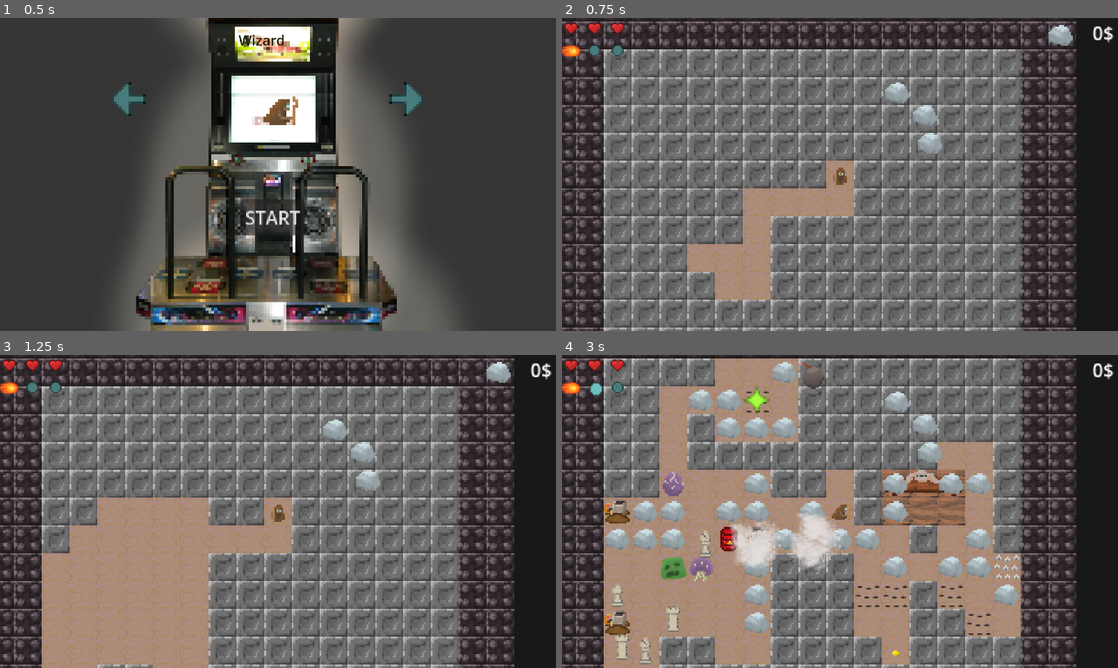
Above: before the commit, frames 1-4 (two rows, left to right).
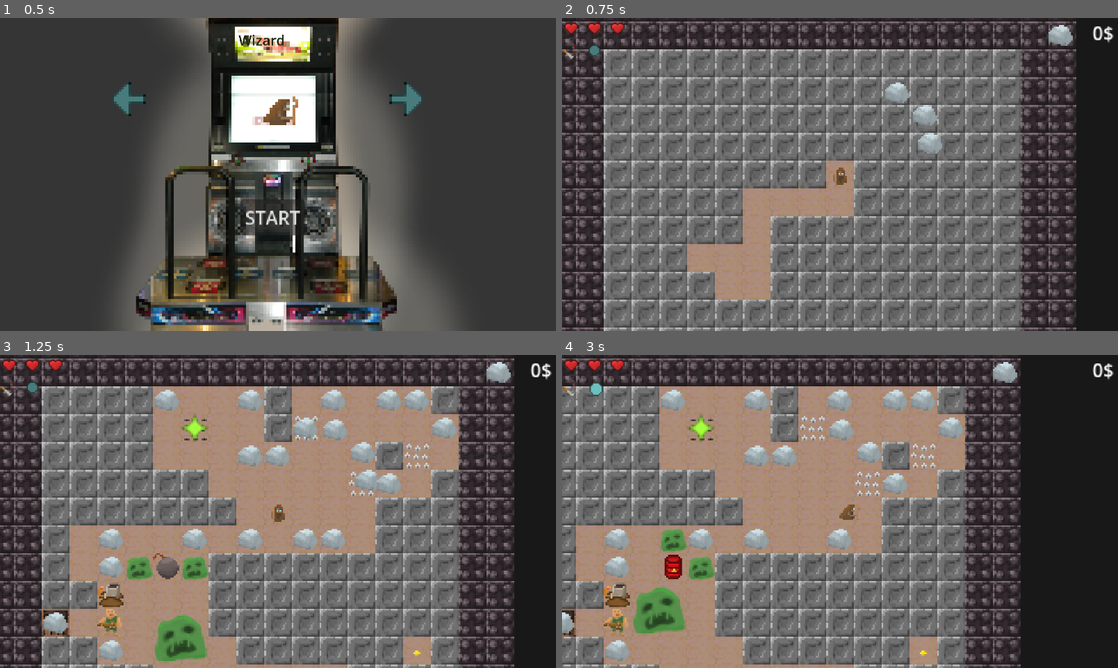
Above: after the commit, the same moments.

Repository: beppep/newDanceMage
Game: Godot game, scene res://scenes/character_select.tscn
Two runs of this game, one before a commit and one after it. Both use one fixed random seed, a clock stepped at 60 frames per second and the inputs below.
Inputs (mouse positions are in pixels of both pictures, inside the frame that each line leads up to):
- Up to frame 1 (0.5 s): no input
- Up to frame 2 (0.75 s): click "START" at 0.5 s
- Up to frame 3 (1.25 s): no input
- Up to frame 4 (3 s): move the mouse to (962, 495) at 1.27 s; hold Right (move_right) 1.28-2.03 s; tap Space (move_nowhere) at 1.35, 2.1, 2.85 s; click (962, 495) at 1.42 s; move the mouse to (728, 527) at 2.02 s; hold S (move_down) 2.03-2.78 s; move the mouse to (895, 442) at 2.77 s; hold Right (move_right) from 2.78 s (still down)

Frame 1 is identical in both runs. In frame 2, 0.2% of the frame differs, in the area x 0-12%, y 7-14%; in frame 3, 28%; in frame 4, 61%, in the area x 0-93%, y 0-100%.

Commit message:
unfinished items implement and minor fix

Diff:
--- a/assets/resources/spells/heal_spell.tres
+++ b/assets/resources/spells/heal_spell.tres
@@ -1,6 +1,7 @@
-[gd_resource type="Resource" script_class="SpellResource" load_steps=4 format=3 uid="uid://d1a3yngpl4xkm"]
+[gd_resource type="Resource" script_class="SpellResource" load_steps=5 format=3 uid="uid://d1a3yngpl4xkm"]
 
 [ext_resource type="Texture2D" uid="uid://clleiojhorbc1" path="res://assets/sprites/ui/heart.png" id="1_hug3k"]
+[ext_resource type="Script" uid="uid://val26tm8c0s5" path="res://scripts/StepResource.gd" id="2_uijti"]
 [ext_resource type="Script" uid="uid://bol1wrrtmnshn" path="res://scripts/SpellResource.gd" id="2_yf3ha"]
 [ext_resource type="Script" uid="uid://hepsmau5mcdo" path="res://scripts/spells/heal_spell.gd" id="3_yf3ha"]
 
@@ -8,7 +9,7 @@
 script = ExtResource("2_yf3ha")
 name = "Heal"
 image = ExtResource("1_hug3k")
-description = "Heal."
+description = "Heal to full and gain another heart."
 dance_length = 3
 spell_script = ExtResource("3_yf3ha")
 metadata/_custom_type_script = "uid://bol1wrrtmnshn"
--- /dev/null
+++ b/scenes/Item.tscn
@@ -0,0 +1,8 @@
+[gd_scene load_steps=2 format=3 uid="uid://b6jnp6j5b1efw"]
+
+[ext_resource type="Script" uid="uid://d3h4gdo0v4pk4" path="res://scripts/item.gd" id="1_j3wwg"]
+
+[node name="Item" type="Node2D"]
+script = ExtResource("1_j3wwg")
+
+[node name="Sprite2D" type="Sprite2D" parent="."]
--- a/scenes/main_scene.tscn
+++ b/scenes/main_scene.tscn
@@ -1,10 +1,11 @@
-[gd_scene load_steps=6 format=3 uid="uid://dvhrggsk1jycp"]
+[gd_scene load_steps=7 format=3 uid="uid://dvhrggsk1jycp"]
 
 [ext_resource type="Script" uid="uid://diohhrdup4fv4" path="res://scripts/main_scene.gd" id="1_gubc5"]
 [ext_resource type="PackedScene" uid="uid://dfm2hqcff5htw" path="res://scenes/tutorial_level.tscn" id="2_rt2n2"]
 [ext_resource type="PackedScene" uid="uid://b1r37xlv72lnf" path="res://scenes/main_ui.tscn" id="3_c16ls"]
 [ext_resource type="Script" uid="uid://cto6b6cn0sh74" path="res://scripts/map_generation.gd" id="4_18nlu"]
 [ext_resource type="Script" uid="uid://3quawpdbegmg" path="res://scripts/particle_spawner.gd" id="5_c1pb6"]
+[ext_resource type="Script" uid="uid://3jljhy6j6rje" path="res://scripts/items.gd" id="6_rt2n2"]
 
 [node name="World" type="Node2D"]
 script = ExtResource("1_gubc5")
@@ -22,3 +23,6 @@
 
 [node name="Particles" type="Node" parent="."]
 script = ExtResource("5_c1pb6")
+
+[node name="Items" type="Node" parent="."]
+script = ExtResource("6_rt2n2")
--- /dev/null
+++ b/scripts/ItemResource.gd
@@ -0,0 +1,16 @@
+extends Resource
+class_name Item
+@export_category("Item")
+
+@export var name: String = "Some Cool Item"
+@export var image: Texture2D
+@export var description: String = "Some cool item that does something cool"
+@export var price: int = 4
+@export var pickup_script: Script
+
+func pickup(player : Player):
+	player.items[name] = player.items.get(name, 0) + 1
+	match name:
+		"heart":
+			player.max_health += 1
+			player.health += 1
--- a/scripts/character_select.gd
+++ b/scripts/character_select.gd
@@ -2,9 +2,9 @@
 
 
 const ALL_CHARACTERS : Array[CharacterResource] = [
-	preload("res://assets/resources/characters/wizard.tres"),
 	preload("res://assets/resources/characters/rogue.tres"),
 	preload("res://assets/resources/characters/armadillo.tres"),
+	preload("res://assets/resources/characters/wizard.tres"),
 ]
 
 @onready var character_texture : TextureRect = $"BackgroundTexture/CharacterTexture"
--- /dev/null
+++ b/scripts/item.gd
@@ -0,0 +1,22 @@
+extends Node2D
+
+@onready var world : World = $"/root/World"
+
+var item_resource : Item
+
+var all_items = [
+
+]
+
+func _ready():
+	if not item_resource:
+		item_resource = all_items.pick_random()
+
+
+func pick_up():
+	world.player.items[item_resource.name] = world.player.items.get(item_resource.name, 0) + 1
+	match item_resource.name:
+		"heart":
+			world.player.max_health += 1
+			world.player.health += 1
+	queue_free()
--- /dev/null
+++ b/scripts/items.gd
@@ -0,0 +1,13 @@
+extends Node
+
+@onready var world = get_parent()
+
+
+func create_item(item_resource : Item):
+	var item_node = Sprite2D.new()
+	item_node.texture = item_resource.image
+
+func get_item(location):
+	for item in get_children():
+		if world.pos_to_loc(item.position) == location:
+			return item
--- a/scripts/main_scene.gd
+++ b/scripts/main_scene.gd
@@ -29,10 +29,7 @@
 		if child != player:
 			child.queue_free()
 
-	if current_floor % 3 == 0:
-		$map_generator.generate_boss_room()
-	else:
-		$map_generator.generate_map_cavestyle()
+	$map_generator.generate_map()
 	#units.start() # DONT!! Then it will run multiple instances of turn order (!!?!)
 
 func _process(_delta):
--- a/scripts/map_generation.gd
+++ b/scripts/map_generation.gd
@@ -18,28 +18,33 @@
 var bishop_scene = preload("res://scenes/enemies/bishop.tscn")
 var rook_scene = preload("res://scenes/enemies/rook.tscn")
 var pawn_scene = preload("res://scenes/enemies/pawn.tscn")
+var mother_ghost_scene = preload("res://scenes/enemies/mother_ghost.tscn")
+var egg_scene = preload("res://scenes/units/Egg.tscn")
+var rock_scene = preload("res://scenes/units/Rock.tscn")
+
+var crystal_scene = preload("res://scenes/units/Crystal.tscn")
 
 var trader_scene = preload("res://scenes/units/Trader.tscn")
 
-var rock_scene = preload("res://scenes/units/Rock.tscn")
-var crystal_scene = preload("res://scenes/units/Crystal.tscn")
-var egg_scene = preload("res://scenes/units/Egg.tscn")
-var mother_ghost_scene = preload("res://scenes/enemies/mother_ghost.tscn")
+var chess_enemies = [
+	bishop_scene,
+	knight_scene,
+	rook_scene,
+	pawn_scene,
+]
 
 var all_enemies = [
 	egg_scene,
 	troll_scene,
 	troll_scene,
-	bishop_scene,
 	preload("res://scenes/enemies/ghost.tscn"),
 	preload("res://scenes/enemies/mortar.tscn"),
-	preload("res://scenes/units/slime.tscn"),
+	preload("res://scenes/units/Slime.tscn"),
+	preload("res://scenes/units/Slime.tscn"),
 	preload("res://scenes/units/mother_slime.tscn"),
-	knight_scene,
-	rook_scene,
-	pawn_scene,
 	preload("res://scenes/units/Bomb.tscn"),
 ]
+
 var hard_enemies = [
 	preload("res://scenes/units/Worm.tscn"),
 	preload("res://scenes/units/mother_slime.tscn"),
@@ -157,6 +162,21 @@
 	return random_loc
 
 
+func generate_map():
+	world.all_spike_locations = []
+	if world.current_floor % 3 == 0:
+		if randf() < 0.5:
+			generate_boss_room()
+		else:
+			generate_chessboard()
+	else:
+		if randf() < 0.7:
+			generate_map_cavestyle()
+		else:
+			generate_map_chess_style()
+
+
+
 func generate_map_cavestyle():
 	ground_tilemap.clear()
 	floor_tilemap.clear()
@@ -176,7 +196,7 @@
 
 
 	# RANDOM WALK CAVE: PLAYER -> EXIT
-	var cave_volume = 0 # unsure about the volume requirement.
+	var cave_volume = 0 + 999# unsure about the volume requirement.
 	var randomwalk_loc = PLAYER_SPAWN
 	var prev_step = Vector2i.ZERO
 	while cave_volume < MAPSIZE_X * MAPSIZE_Y or Vector2(randomwalk_loc).length() < MAPSIZE_X or Vector2(randomwalk_loc-PLAYER_SPAWN).length() < MAPSIZE_X: # air density is about a quarter?
@@ -203,7 +223,7 @@
 	# RANDOM WALK: SPELL CRYSTAL -> AIR
 	randomwalk_loc = _find_wall(MAPSIZE_X, MAPSIZE_Y)
 	var visited = []
-	while true: # air density is about a quarter?
+	while true:
 		if world.is_empty(randomwalk_loc):
 			break
 		visited.append(randomwalk_loc)
@@ -219,7 +239,7 @@
 	# RANDOM WALK: SHOP -> AIR
 	randomwalk_loc = _find_wall(MAPSIZE_X, MAPSIZE_Y)
 	visited = []
-	while true: # air density is about a quarter?
+	while true:
 		if world.is_empty(randomwalk_loc):
 			break
 		visited.append(randomwalk_loc)
@@ -247,40 +267,60 @@
 			if random_pos.length() > 3:
 				_create_unit_at(random_pos, egg_scene)
 
-	# COIN/DIAMOND
-	random_pos = _find_wall(MAPSIZE_X, MAPSIZE_X)
+	# COIN/DIAMOND # nah we random walking now
+	#random_pos = _find_wall(MAPSIZE_X, MAPSIZE_X)
+	#floor_tilemap.set_cell(random_pos, tile_ids["COIN"], Vector2i(0, 0))
+	#wall_tilemap.set_cell(random_pos, -1, Vector2i(0, 0))
+	#for i in range(10):
+	#	var offset = Vector2i(randi_range(-2,2), randi_range(-2,2))
+	#	if not wall_tilemap.get_cell_source_id(random_pos + offset)==tile_ids["OBSIDIAN"]:
+	#		wall_tilemap.set_cell(random_pos+offset, -1, Vector2i(0, 0))
+	#		if randf()<0.5:
+	#			ground_tilemap.set_cell(random_pos+offset, [tile_ids["SPIKES"], tile_ids["NOSPIKES"]].pick_random(), Vector2i(0, 0))
+
+	# RANDOM WALK: DIAMOND -> AIR
+	randomwalk_loc = _find_wall(MAPSIZE_X, MAPSIZE_Y)
+	visited = []
+	while true:
+		if world.is_empty(randomwalk_loc):
+			break
+		visited.append(randomwalk_loc)
+		prev_step = _take_random_walk_step(randomwalk_loc, prev_step, MAPSIZE_X, MAPSIZE_Y)
+		randomwalk_loc += prev_step
+	for loc in visited:
+		if randf()<0.1: # spike ground
+			ground_tilemap.set_cell(loc, [tile_ids["SPIKES"], tile_ids["NOSPIKES"]].pick_random(), Vector2i(0, 0))
+		wall_tilemap.set_cell(loc, -1, Vector2i(0, 0))
 	floor_tilemap.set_cell(random_pos, tile_ids["COIN"], Vector2i(0, 0))
 	wall_tilemap.set_cell(random_pos, -1, Vector2i(0, 0))
-	for i in range(10):
-		var offset = Vector2i(randi_range(-2,2), randi_range(-2,2))
-		if not wall_tilemap.get_cell_source_id(random_pos + offset)==tile_ids["OBSIDIAN"]:
-			wall_tilemap.set_cell(random_pos+offset, -1, Vector2i(0, 0))
-			if randf()<0.5:
-				ground_tilemap.set_cell(random_pos+offset, [tile_ids["SPIKES"], tile_ids["NOSPIKES"]].pick_random(), Vector2i(0, 0))
 
 	world.all_spike_locations = []
-	for x in range(-MAPSIZE_X, MAPSIZE_X):
-		for y in range(-MAPSIZE_Y, MAPSIZE_Y):
+	for x in range(-MAPSIZE_X, MAPSIZE_X+1):
+		for y in range(-MAPSIZE_Y, MAPSIZE_Y+1):
 			var cell = ground_tilemap.get_cell_source_id(Vector2i(x,y))
 			if cell in [tile_ids["SPIKES"], tile_ids["NOSPIKES"]]:
 				world.all_spike_locations.append(Vector2i(x,y))
 
 
-
-func generate_map():
+func generate_map_chess_style():
 	ground_tilemap.clear()
 	floor_tilemap.clear()
 	wall_tilemap.clear()
 
-	var PLAYER_SPAWN = Vector2i(0,2)
+	var PLAYER_SPAWN = Vector2i(0,0)
 	world.player.teleport_to(PLAYER_SPAWN)
 
-	var MAPSIZE_X = 1 + world.current_floor/2
-	var MAPSIZE_Y = 2 + world.current_floor/2
+	var MAPSIZE_X = 4 + world.current_floor/2
+	var MAPSIZE_Y = 4 + world.current_floor/2
 
 	_create_borders(-MAPSIZE_X, MAPSIZE_X, -MAPSIZE_Y, MAPSIZE_Y)
 
-	_paint_area(ground_tilemap, Vector2i(-MAPSIZE_X,-MAPSIZE_Y),Vector2i(MAPSIZE_X,MAPSIZE_Y), tile_ids["SAND"]) # sand
+	for x in range(-MAPSIZE_X, MAPSIZE_X+1):
+		for y in range(-MAPSIZE_Y, MAPSIZE_Y+1):
+			if posmod((x+y),2) == 1: # godot % moment
+				ground_tilemap.set_cell(Vector2i(x,y), tile_ids["BLACK"], Vector2i(0,0))
+			else:
+				ground_tilemap.set_cell(Vector2i(x,y), tile_ids["WHITE"], Vector2i(0,0))
 
 	for x in range(2*MAPSIZE_X / 8):
 		for y in range(2*MAPSIZE_Y / 8):
@@ -289,7 +329,7 @@
 			var random_room_pos = Vector2i(randi_range(1, 8-random_room_dims.x), randi_range(1, 8-random_room_dims.y))
 			_create_room(chunk+random_room_pos, chunk+random_room_pos + random_room_dims)
 
-	for i in range(0):
+	for i in range(1):
 		var random_room_pos = Vector2i(randi_range(-MAPSIZE_X+1, MAPSIZE_Y-1), randi_range(-MAPSIZE_X+1, MAPSIZE_Y-1))
 		while random_room_pos.length() < MAPSIZE_X*0.7:
 			random_room_pos = Vector2i(randi_range(-MAPSIZE_X+1, MAPSIZE_Y-1), randi_range(-MAPSIZE_X+1, MAPSIZE_Y-1))
@@ -305,34 +345,29 @@
 
 	# ROCKS
 	var random_pos
-	for i in range(2*MAPSIZE_X**2):
+	for i in range(MAPSIZE_X**2):
 		random_pos = Vector2i(randi_range(-MAPSIZE_X, MAPSIZE_X), randi_range(-MAPSIZE_Y, MAPSIZE_Y))
 		if (random_pos-PLAYER_SPAWN).length() > 1:
-			if randf()<0.6:
-				_create_unit_at(random_pos, rock_scene)
-			else:
-				floor_tilemap.set_cell(random_pos, tile_ids["COIN"], Vector2i(0, 0))
+			_create_unit_at(random_pos, rock_scene)
 
 	# ENEMIES
 	for i in range(MAPSIZE_X**2 + world.current_floor):
 		random_pos = Vector2i(randi_range(-MAPSIZE_X, MAPSIZE_X), randi_range(-MAPSIZE_Y, MAPSIZE_Y))
 		if (random_pos-PLAYER_SPAWN).length() > 1:
-			var enemy_pool = all_enemies + hard_enemies if world.current_floor>3 else all_enemies
+			var enemy_pool = chess_enemies + hard_enemies if world.current_floor>3 else chess_enemies
 			_create_unit_at(random_pos, enemy_pool.pick_random())
-
-	# EGGS
-	if MAPSIZE_X>6:
-		random_pos = Vector2i(randi_range(-MAPSIZE_X, MAPSIZE_X), randi_range(-MAPSIZE_Y, MAPSIZE_Y))
-		for i in range(10):
-			random_pos = Vector2i(clamp(random_pos.x + randi_range(-2, 2), -MAPSIZE_X, MAPSIZE_X), clamp(random_pos.y + randi_range(-2, 2), -MAPSIZE_Y, MAPSIZE_Y))
-			if random_pos.length() > 3:
-				_create_unit_at(random_pos, egg_scene)
 
 	# STAIRS
 	random_pos = Vector2i(randi_range(-MAPSIZE_X, MAPSIZE_X), randi_range(-MAPSIZE_Y, 0))
 	while not world.is_empty(random_pos) or Vector2(random_pos - world.player.location).length()<MAPSIZE_Y*0.7:
 		random_pos = Vector2i(randi_range(-MAPSIZE_X, MAPSIZE_X), randi_range(-MAPSIZE_Y, 0))
 	ground_tilemap.set_cell(random_pos, tile_ids["STAIRS"] , Vector2i(0, 0))
+
+	# COIN
+	random_pos = Vector2i(randi_range(-MAPSIZE_X, MAPSIZE_X), randi_range(-MAPSIZE_Y, 0))
+	while not world.is_empty(random_pos) or Vector2(random_pos - world.player.location).length()<MAPSIZE_Y*0.7:
+		random_pos = Vector2i(randi_range(-MAPSIZE_X, MAPSIZE_X), randi_range(-MAPSIZE_Y, 0))
+	floor_tilemap.set_cell(random_pos, tile_ids["COIN"] , Vector2i(0, 0))
 
 func _create_borders(start_x, end_x, start_y, end_y):
 	_paint_area(wall_tilemap, Vector2i(start_x-2,start_y-2),Vector2i(start_x-1,end_y+2), tile_ids["OBSIDIAN"]) # left wall
--- a/scripts/player.gd
+++ b/scripts/player.gd
@@ -98,16 +98,21 @@
 	move_history.append(buffered_input)
 	if world.is_empty(location + buffered_input):
 		location += buffered_input
-	elif items.get("push", 0):
-		push_units(location, buffered_input)
-		if world.is_empty(location + buffered_input):
-			location += buffered_input
+	else: # someone in the way?
+		if items.get("walk_damage"): # spiked chest?
+			world.deal_damage_at(location + buffered_input)
+		if items.get("push", 0):
+			push_units(location, buffered_input)
+			if world.is_empty(location + buffered_input):
+				location += buffered_input
+
 	buffered_input = null
 
 	await get_tree().create_timer(World.TILE_SIZE / speed).timeout # why
 	ui_node._on_spells_changed()
 	var current_spell_nr = 0
 	var _to_be_cast = spell_book.duplicate()
+	var _emergency_debugging_frame_limit = 0
 	while current_spell_nr < _to_be_cast.size():
 		var spell = _to_be_cast[current_spell_nr]
 		if check_recipe_alignment(spell) == spell.recipe.size():
@@ -117,6 +122,10 @@
 
 			await cast_spell(_to_be_cast[current_spell_nr]) # cast copy
 		current_spell_nr += 1
+
+		_emergency_debugging_frame_limit += 1
+		if _emergency_debugging_frame_limit > 500:
+			print("ERROR::: CASTING OVER 500 SPELLS!??!?!")
 
 
 func check_recipe_alignment(spell : SpellResource):
@@ -146,8 +155,12 @@
 	else:
 		print("NO SPELL SCRIPT for ", spell_resource)
 		print("with name ",spell_resource.name)
+	var _emergency_debugging_frame_limit = 0
 	while is_instance_valid(spell) and spell in get_children():
 		await get_tree().process_frame
+		_emergency_debugging_frame_limit += 1
+		if _emergency_debugging_frame_limit > 500:
+			print("ERROR::: STUCK WAITING FOR CHILD TO DIE")
 	print("Done casting",spell_resource.name)
 	if spell_resource.temporary and _did_resolve:
 		spell_book.erase(spell_resource)
@@ -177,8 +190,6 @@
 	spell_book.append(spell)
 	assert(recipe is Array[Step])
 	spell.recipe = recipe
-	#recipe_book.append(recipe)
-	#upgrade_count_book.append(0)
 
 #func unlock_random_spell():
 #	var new_spell = locked_spell_resources.pick_random()
@@ -201,4 +212,4 @@
 	print(name, " died a horrible death.")
 	#queue_free()
 	world.units.is_running = false
-	await get_tree().create_timer(5.0).timeout
+	#await get_tree().create_timer(5.0).timeout
--- a/scripts/spells/heal_spell.gd
+++ b/scripts/spells/heal_spell.gd
@@ -3,6 +3,7 @@
 
 
 func cast(caster: Unit):
+	caster.max_health += 1
 	caster.health += 1
 	world.particles.make_cloud(caster.location, "heart")
 	life_time = 8
--- a/scripts/spells/random_spell.gd
+++ b/scripts/spells/random_spell.gd
@@ -3,7 +3,9 @@
 
 
 func cast(caster: Unit):
-	var subspell_res = load(caster.locked_spell_paths.pick_random())
+	var subspell_res:SpellResource = load(caster.locked_spell_paths.pick_random())
+	while(subspell_res.temporary):
+		subspell_res = load(caster.locked_spell_paths.pick_random())
 	if subspell_res.spell_script:
 		var subspell = subspell_res.spell_script.new()  # instantiate makes a node2D?
 		add_child(subspell)
--- a/scripts/spells/teleport_spell.gd
+++ b/scripts/spells/teleport_spell.gd
@@ -1,6 +1,4 @@
 extends Spell
-
-@onready var wall_tileset := $"/root/World/TileMapLayerWalls"
 
 
 var RANGE = 10
--- a/scripts/units.gd
+++ b/scripts/units.gd
@@ -8,6 +8,7 @@
 
 #func _ready() -> void:
 #	child_exiting_tree.connect(_on_child_exit)
+
 
 #func _on_child_exit(_node: Node):
 #	print("why???")
@@ -20,6 +21,9 @@
 	while is_running:
 		await _process_turn()
 		await get_tree().create_timer(1.0 / 165.0).timeout
+
+	# death
+	await get_tree().create_timer(3.0).timeout
 	get_tree().change_scene_to_file("res://scenes/character_select.tscn")
 
 
--- a/scripts/units/bishop.gd
+++ b/scripts/units/bishop.gd
@@ -2,7 +2,7 @@
 
 func _ready() -> void:
 	super()
-	attack_range = 7
+	attack_range = 6
 	speed = 500.0
 
 func do_move():
--- a/scripts/units/bomb.gd
+++ b/scripts/units/bomb.gd
@@ -29,10 +29,11 @@
 	await get_tree().create_timer(0.1).timeout
 
 	world.particles.make_cloud(location, "fire")
+	visible = false
+
 	for offset in [Vector2i.UP, Vector2i.RIGHT, Vector2i.DOWN, Vector2i.LEFT, Vector2i(1,1), Vector2i(1,-1), Vector2i(-1,1), Vector2i(-1,-1)]:
 		await world.deal_damage_at(location + offset)
 		if world.wall_tilemap.get_cell_source_id(location + offset) == 1:
 			world.wall_tilemap.set_cell(location + offset, -1, Vector2i.ZERO)
 
-
 	super() # freeing and waiting stops the code after so we must free at the end.
--- a/scripts/units/enemy.gd
+++ b/scripts/units/enemy.gd
@@ -123,9 +123,9 @@
 		if true:# should_attack(unit):
 			world.particles.make_cloud(location, "smoke")
 			# Move back one step if unit will still be alive after attack
-			if unit.health > attack_power:
+			unit.take_damage(attack_power)
+			if not world.is_empty(location):
 				location -= offset
-			unit.take_damage(attack_power)
 		else:
 			# Move back one step if you wont kill that type of unit
 			location -= offset
--- a/scripts/units/rock.gd
+++ b/scripts/units/rock.gd
@@ -11,6 +11,8 @@
 	await get_tree().create_timer(0.1).timeout
 
 	world.particles.make_cloud(location, "rocks")
+	visible = false
+
 	if world.player.items.get("exploding_rocks", 0):
 		print("special exf")
 		for offset in [Vector2i.UP, Vector2i.RIGHT, Vector2i.DOWN, Vector2i.LEFT, Vector2i(1,1), Vector2i(1,-1), Vector2i(-1,1), Vector2i(-1,-1)]:
Binary file added: assets/sprites/items/exploding_rocks.png
Binary file added: assets/sprites/items/rock.png
Not shown, added: scripts/ItemResource.gd.uid
Not shown, added: scripts/item.gd.uid
Not shown, added: scripts/items.gd.uid
